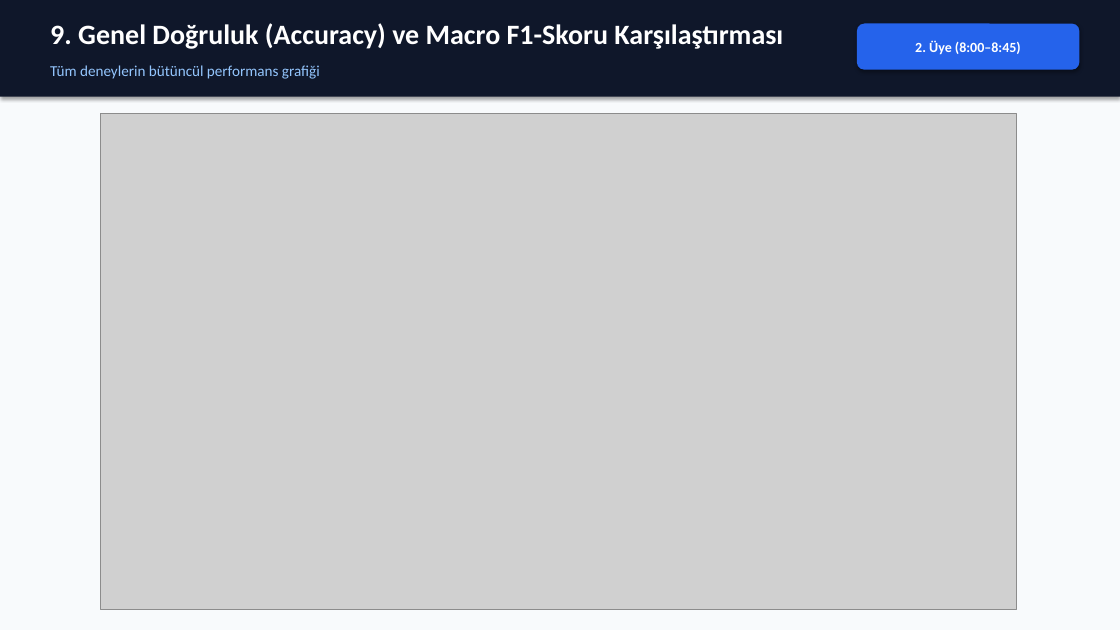
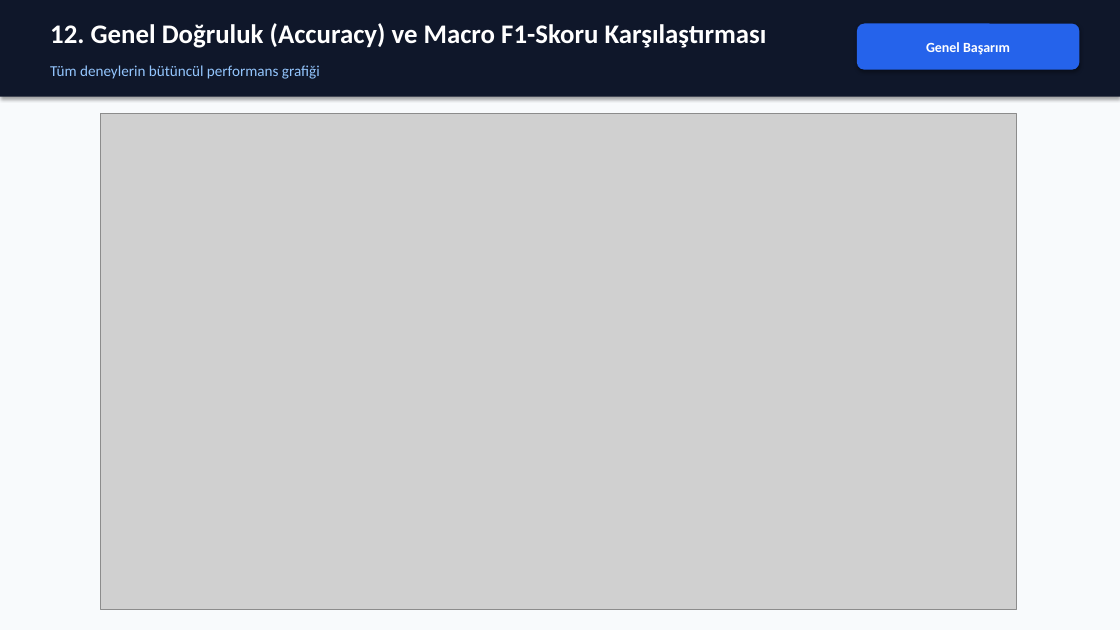
Before and after one commit to erenaksoyy/BIM448_Duygu_Analizi_Projesi, a slide deck: slide 13 of 4_Rapor_ve_Gorseller/BIM448_Proje_Sunumu.pptx (slide 10 before the commit). Drawn at 1120x630 pixels with LibreOffice and Linux fonts; fonts in the diff are those of the drawing; grey boxes stand for pictures. Boxes give left, top, right and bottom in pixels: in the first picture for what was removed or moved away, otherwise in the second. Text is boxed around its words. In the diff, an @@ line names an element or a change of style, - is before the commit and + after.

```diff
--- a/4_Rapor_ve_Gorseller/BIM448_Proje_Sunumu.pptx
+++ b/4_Rapor_ve_Gorseller/BIM448_Proje_Sunumu.pptx
@@ text at <box>50,23,767,48</box>: text changed; size 24 to 23 pt @@
-9. Genel Doğruluk (Accuracy) ve Macro F1-Skoru Karşılaştırması
+12. Genel Doğruluk (Accuracy) ve Macro F1-Skoru Karşılaştırması
@@ text in rounded rectangle at <box>926,42,1010,55</box>: text changed @@
-2. Üye (8:00–8:45)
+Genel Başarım
```
Also in this commit, not shown: 11 other slides changed, 3 slides added, 3 other files.
